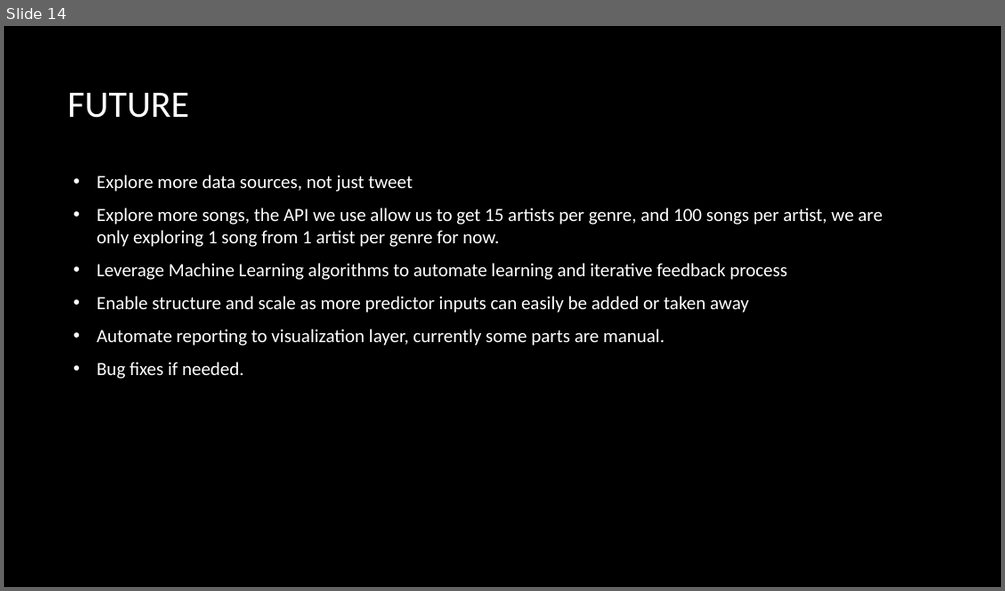
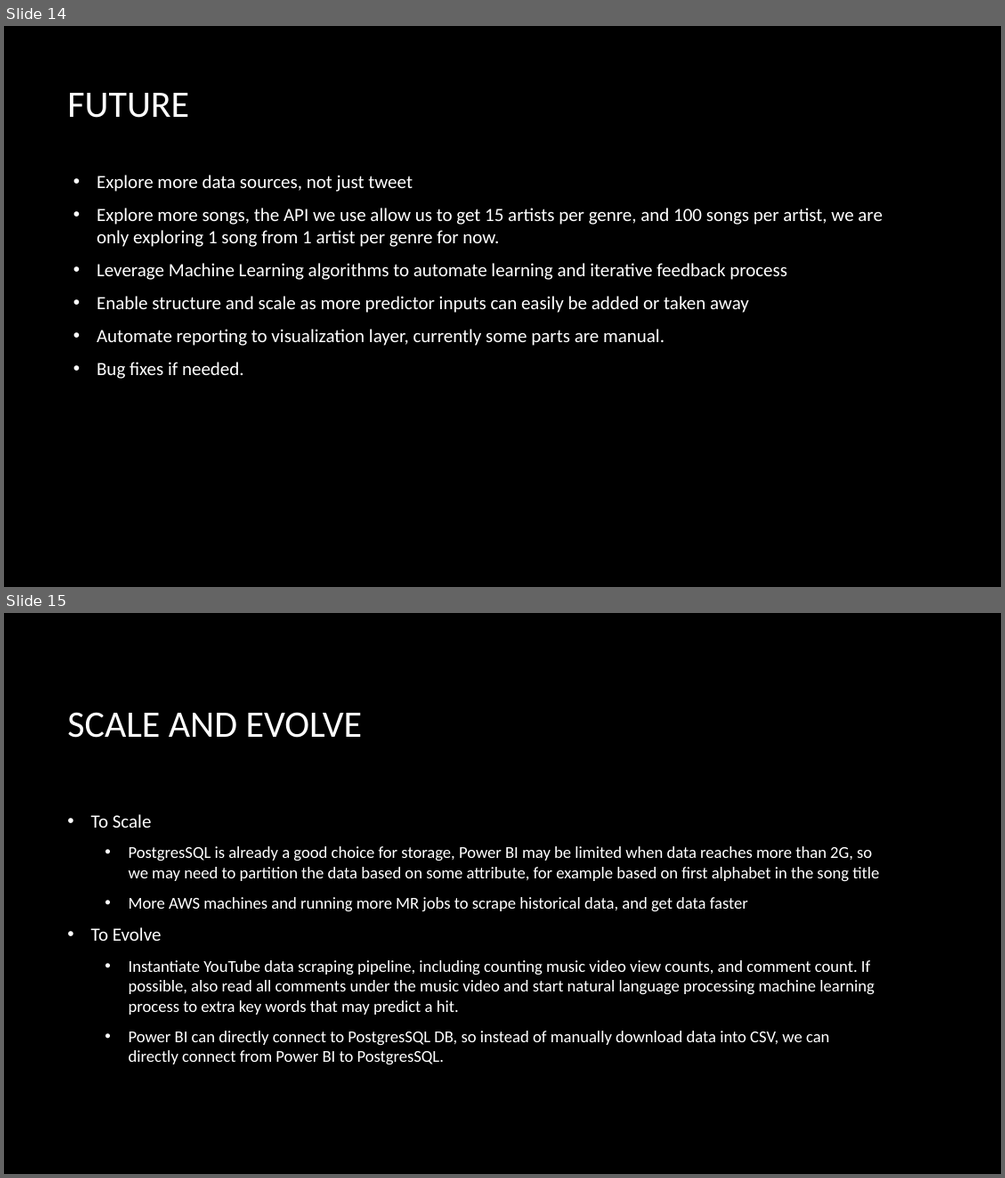
Before and after one commit to yanglinfang/w205_final_project, a slide deck: w205Presentation_UmberLin.pptx. Shown one above the other, each under a label of ours: slide 14 before the commit, slides 14 and 15 after it. The pictures are 1005x591 and 1005x1178 pixels, drawn with LibreOffice and Linux fonts; fonts in the diff are those of the drawing; background and template pictures are left out. Boxes give left, top, right and bottom in pixels: in the first picture for what was removed or moved away, otherwise in the second. Text is boxed around its words. In the diff, an @@ line names an element or a change of style, - is before the commit and + after.

```diff
--- a/w205Presentation_UmberLin.pptx
+++ b/w205Presentation_UmberLin.pptx
@@ slide 15 added at bbox=[4, 613, 1001, 1174], background picture (left out) @@
@@ title added at bbox=[67, 712, 363, 738], 36 pt, text #FFFFFF @@
+SCALE AND EVOLVE
@@ text added at bbox=[91, 814, 879, 1064], 16 pt, text #FFFFFF @@
+• To Scale
+  • PostgresSQL is already a good choice for storage, Power BI may be limited when data reaches more than 2G, so we may need to partition the data based on some attribute, for example based on first alphabet in the song title
+  • More AWS machines and running more MR jobs to scrape historical data, and get data faster
+• To Evolve
+  • Instantiate YouTube data scraping pipeline, including counting music video view counts, and comment count. If possible, also read all comments under the music video and start natural language processing machine learning process to extra key words that may predict a hit.
+  • Power BI can directly connect to PostgresSQL DB, so instead of manually download data into CSV, we can directly connect from Power BI to PostgresSQL.
```
Also in this commit, not shown: 1 other file.
